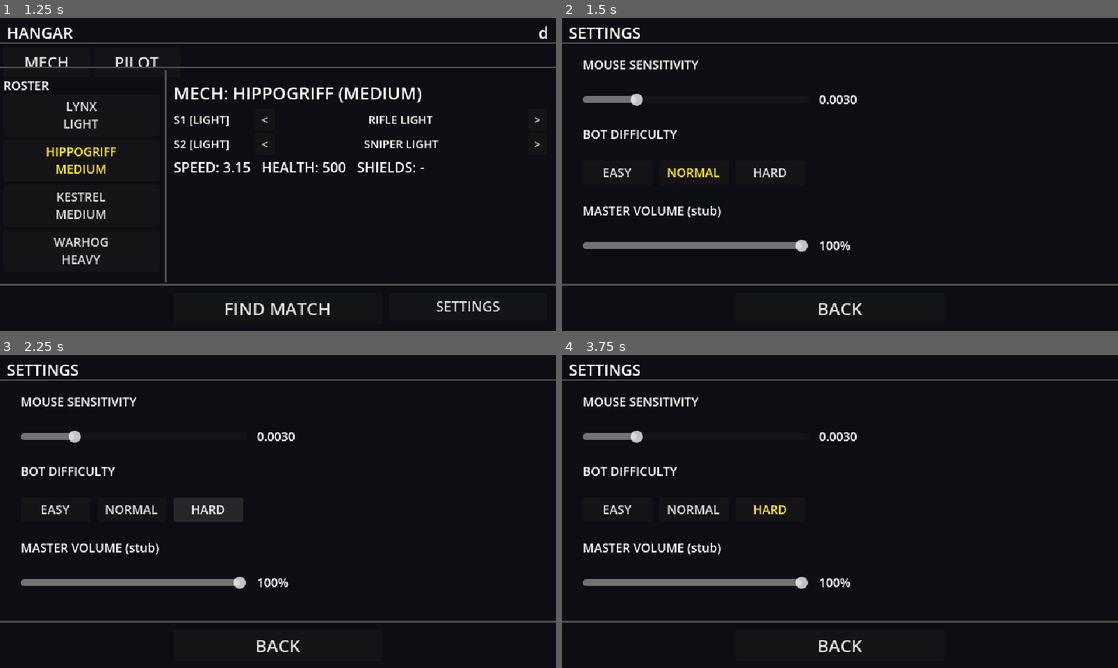
Above: before the commit, frames 1-4 (two rows, left to right).
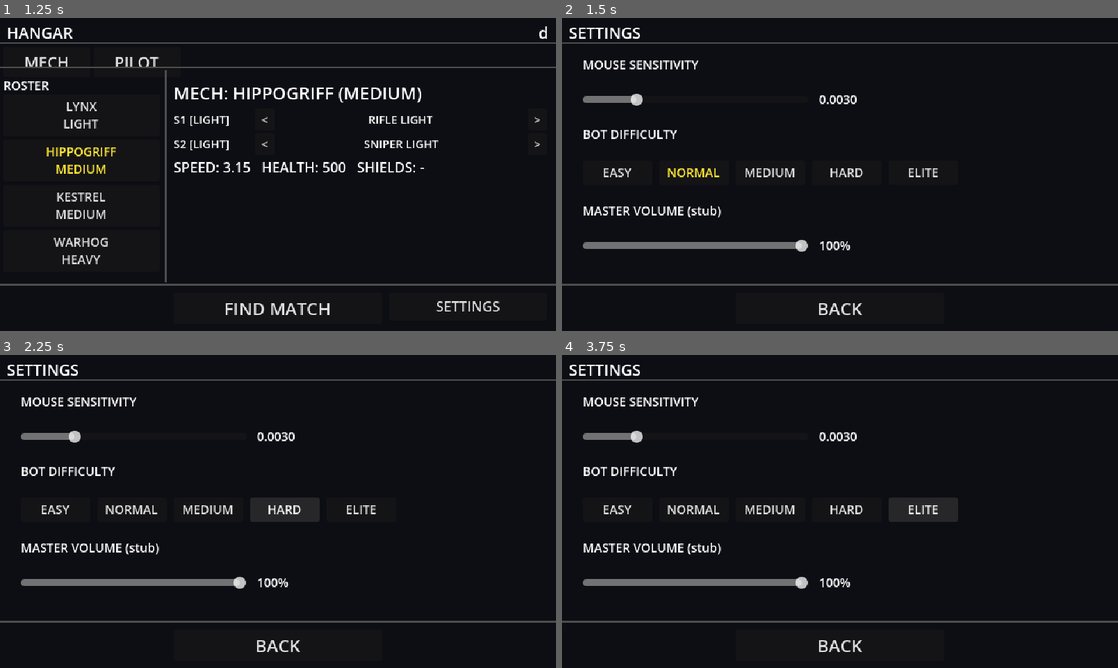
Above: after the commit, the same moments.

Repository: jonathandaley/Hardpoint
Game: Godot game, scene res://scenes/ui/TitleScreen.tscn
The game is run twice, just before and just after one commit, with the same random seed, the same clock (stepped at 60 frames per second) and the same inputs.
Inputs (mouse positions are in pixels of both pictures, inside the frame that each line leads up to):
- Up to frame 1 (1.25 s): tap Enter (ui_accept) at 0.5, 0.77 s; move the mouse to (400, 158) at 0.52 s; press the mouse at (400, 158) at 0.53 s; hold D (move_right) from 0.53 s (still down)
- Up to frame 2 (1.5 s): release D (move_right) at 1.25 s; release the mouse at (962, 158) at 1.25 s; click "SETTINGS" at 1.25 s
- Up to frame 3 (2.25 s): click "HARD" at 2 s
- Up to frame 4 (3.75 s): click (773, 508) at 2.75 s, where only the run after the commit has a clickable "MEDIUM"; click (923, 508) at 3.5 s, where only the run after the commit has a clickable "ELITE"

Frame 1 is identical in both runs. In frame 2, 0.4% of the frame differs, in the area x 33-68%, y 48-51%; in frame 3, 1.2%; in frame 4, 1.3%, in the area x 33-72%, y 45-54%.

Commit message:
AI difficulty: expand to 5 levels, old Hard becomes Medium
Easy/Normal unchanged; Medium = old Hard; Hard and Elite added above.
Elite has zero aim jitter (no intentional errors) and 2.2x turn speed.

Co-Authored-By: Claude Sonnet 4.6 <noreply@anthropic.com>

Diff:
--- a/autoloads/Game.gd
+++ b/autoloads/Game.gd
@@ -25,7 +25,7 @@
 
 var settings: Dictionary = {
 	"mouse_sensitivity": 0.003,
-	"bot_difficulty": 1,  # 0=Easy  1=Normal  2=Hard
+	"bot_difficulty": 1,  # 0=Easy  1=Normal  2=Medium  3=Hard  4=Elite
 }
 
 func _ready() -> void:
--- a/scripts/AIInputSource.gd
+++ b/scripts/AIInputSource.gd
@@ -15,7 +15,9 @@
 const DIFFICULTY_PRESETS: Array = [
 	{"aim_jitter": 0.18,  "turn_scale": 0.55},  # Easy
 	{"aim_jitter": 0.055, "turn_scale": 1.00},  # Normal
-	{"aim_jitter": 0.015, "turn_scale": 1.50},  # Hard
+	{"aim_jitter": 0.015, "turn_scale": 1.50},  # Medium
+	{"aim_jitter": 0.005, "turn_scale": 1.85},  # Hard
+	{"aim_jitter": 0.0,   "turn_scale": 2.20},  # Elite
 ]
 
 var _target: Node3D = null
@@ -74,7 +76,7 @@
 	var dist      := to_target.length()
 	var sens: float = Game.settings.get("mouse_sensitivity", 0.003)
 
-	var diff_idx: int = clampi(Game.settings.get("bot_difficulty", 1), 0, 2)
+	var diff_idx: int = clampi(Game.settings.get("bot_difficulty", 1), 0, 4)
 	var preset: Dictionary = DIFFICULTY_PRESETS[diff_idx]
 	var aim_jitter: float = preset.get("aim_jitter", 0.055)
 	var eff_turn: float = TURN_SPEED * preset.get("turn_scale", 1.0)
--- a/scripts/Settings.gd
+++ b/scripts/Settings.gd
@@ -5,7 +5,7 @@
 @onready var vol_slider:  HSlider = $Content/VolRow/VolSlider
 @onready var vol_label:   Label   = $Content/VolRow/VolValue
 
-const DIFF_LABELS := ["EASY", "NORMAL", "HARD"]
+const DIFF_LABELS := ["EASY", "NORMAL", "MEDIUM", "HARD", "ELITE"]
 
 var _diff_buttons: Array = []
 
